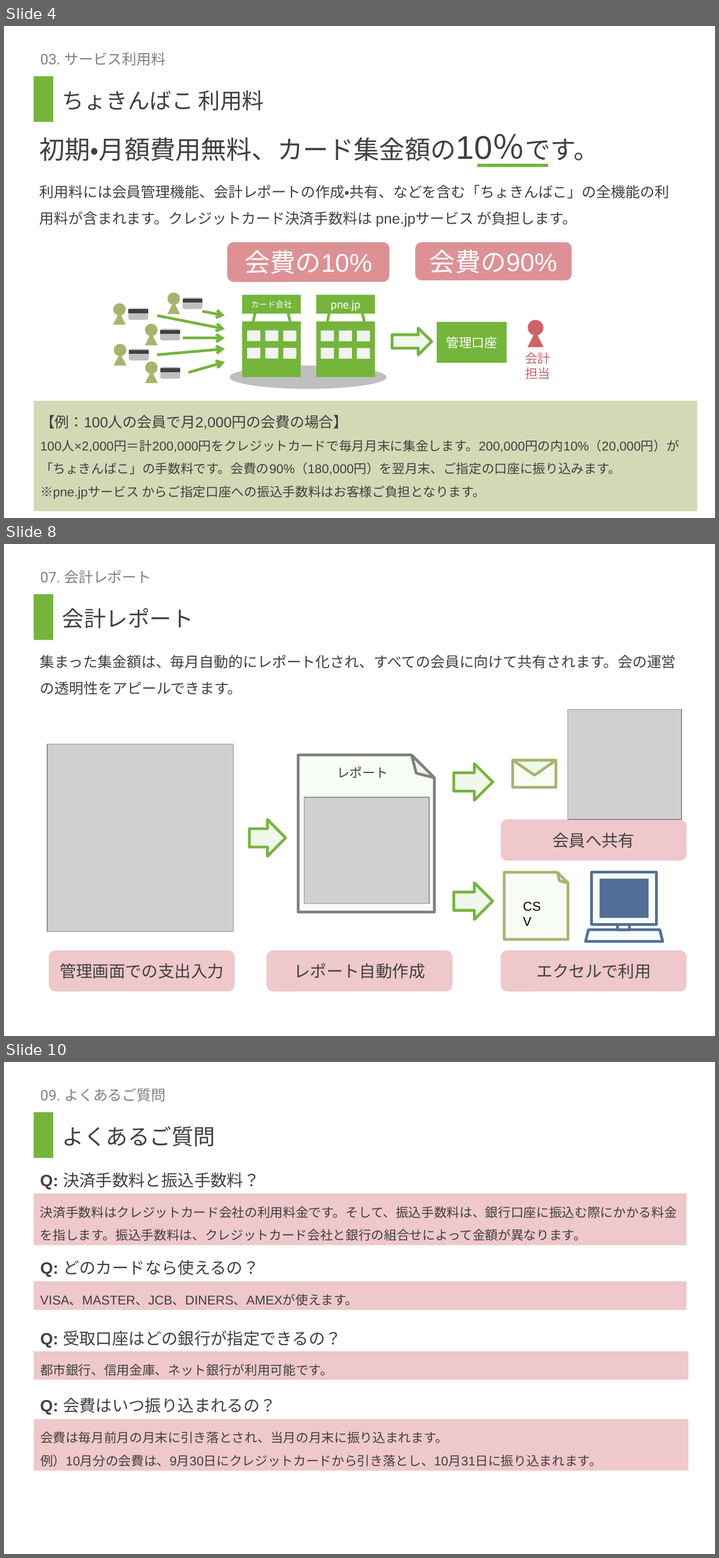
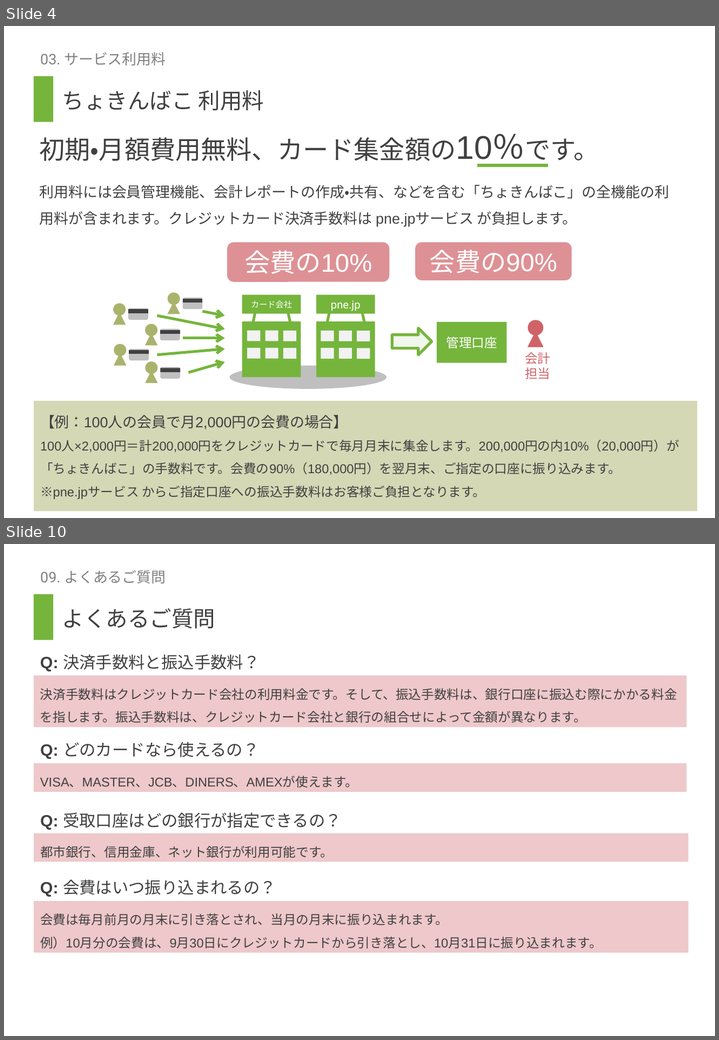
Before and after one commit to nishizoe/PnejpIntroduction, a slide deck: ちょきんばこ紹介_運営者向け.pptx. Shown one above the other, each under a label of ours: slides 4, 8 and 10 before the commit, slides 4 and 10 after it; the slides between them are not shown. The pictures are 719x1558 and 719x1040 pixels, drawn with LibreOffice and Linux fonts; fonts in the diff are those of the drawing; grey boxes stand for pictures. Boxes give left, top, right and bottom in pixels: in the first picture for what was removed or moved away, otherwise in the second. Text is boxed around its words. In the diff, an @@ line names an element or a change of style, - is before the commit and + after.

```diff
--- a/ちょきんばこ紹介_運営者向け.pptx
+++ b/ちょきんばこ紹介_運営者向け.pptx
@@ slide 8 removed at (4,544,715,1036), background #FFFFFF; not listed: 1 template element that a slide beside it also shows @@
@@ title removed at (40,570,151,583) @@
-07. 会計レポート
@@ text removed at (62,608,194,629) @@
-会計レポート
@@ text removed at (40,655,676,695) @@
-集まった集金額は、毎月自動的にレポート化され、すべての会員に向けて共有されます。会の運営の透明性をアピールできます。
@@ picture removed at (568,709,681,819) @@
@@ picture removed at (47,744,233,932) @@
@@ folded corner removed at (298,756,434,912) @@
@@ text removed at (337,766,388,778) @@
-レポート
@@ right arrow removed at (453,764,492,800) @@
@@ rectangle removed at (513,760,556,788) @@
@@ triangle removed at (513,760,556,775) @@
@@ picture removed at (304,797,429,904) @@
@@ right arrow removed at (249,819,285,856) @@
@@ rounded rectangle removed at (501,819,687,861) @@
-会員へ共有
@@ right arrow removed at (453,883,492,919) @@
@@ folded corner removed at (505,872,568,939) @@
@@ text removed at (516,895,555,917) @@
-CSV
@@ group removed at (586,872,663,941): 3 rectangles, 1 trapezoid @@
@@ rounded rectangle removed at (49,950,235,992) @@
-管理画面での支出入力
@@ rounded rectangle removed at (266,950,452,992) @@
-レポート自動作成
@@ rounded rectangle removed at (501,950,687,992) @@
-エクセルで利用
```
Also in this commit, not shown: 3 slides changed, 2 slides added, 1 other slide removed.
